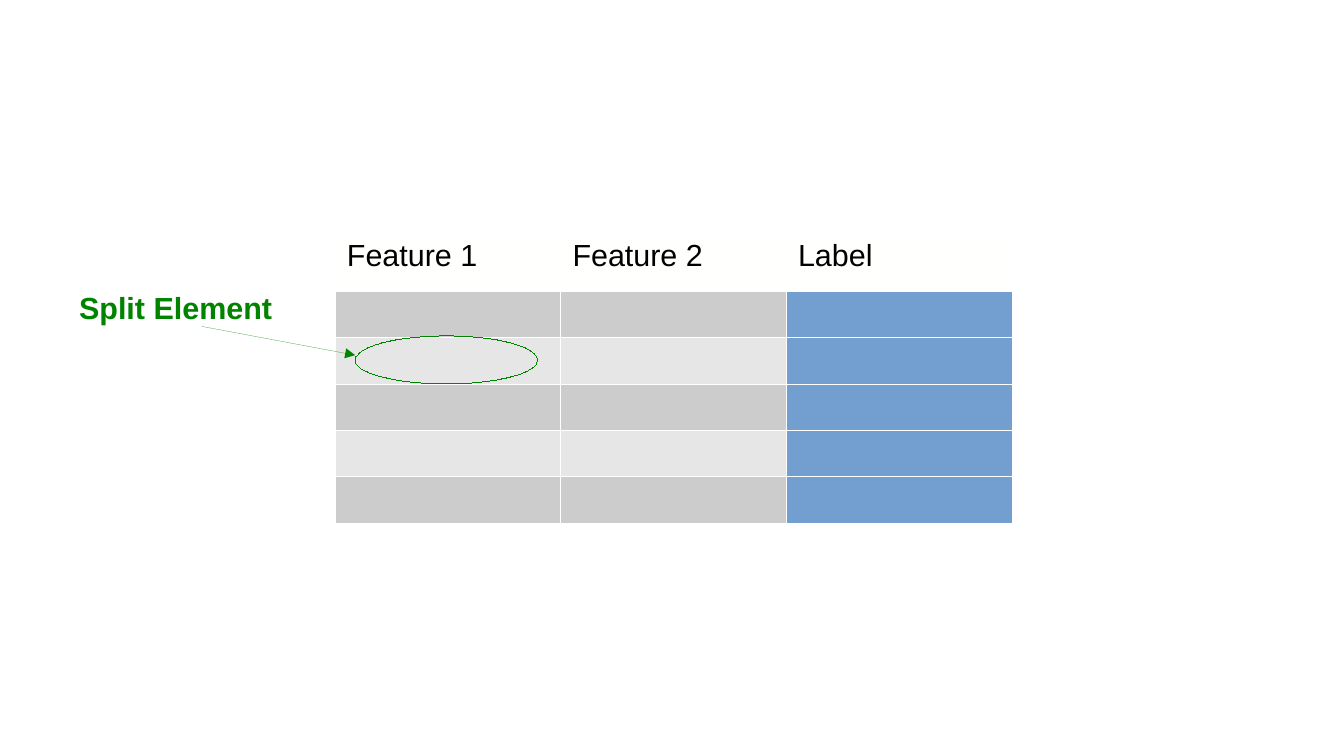
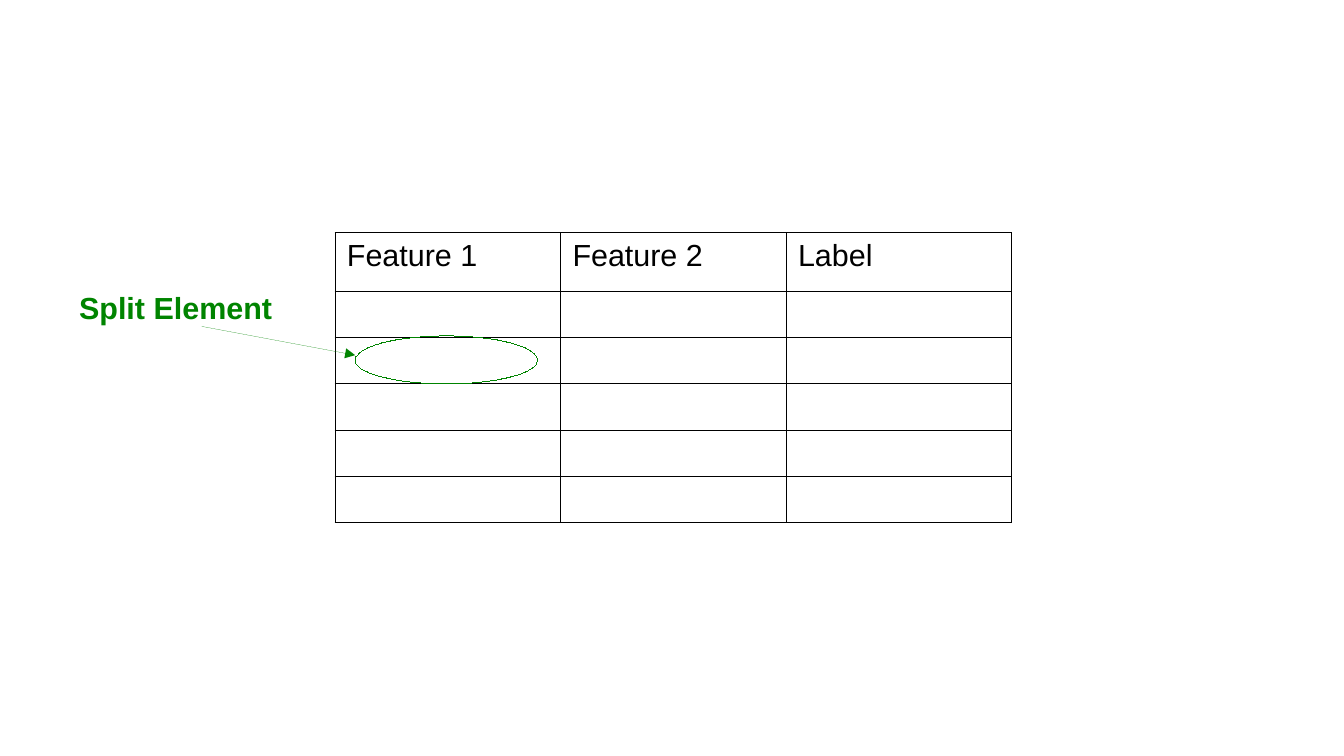
Before and after one commit to savoga/maths-for-data-science, a slide deck: slide 4 of ML/Schemas.odp. Drawn at 1344x756 pixels with LibreOffice and Linux fonts; fonts in the diff are those of the drawing. Boxes give left, top, right and bottom in pixels: in the first picture for what was removed or moved away, otherwise in the second. Text is boxed around its words. In the diff, an @@ line names an element or a change of style, - is before the commit and + after.

```diff
--- a/ML/Schemas.odp
+++ b/ML/Schemas.odp
@@ table at bbox=[335, 233, 1012, 524] @@
@@ fill #FFFFFE to none in row 1 @@
@@ borders changed @@
```
Also in this commit, not shown: 3 other slides changed, 1 slide added, 3 other files.
